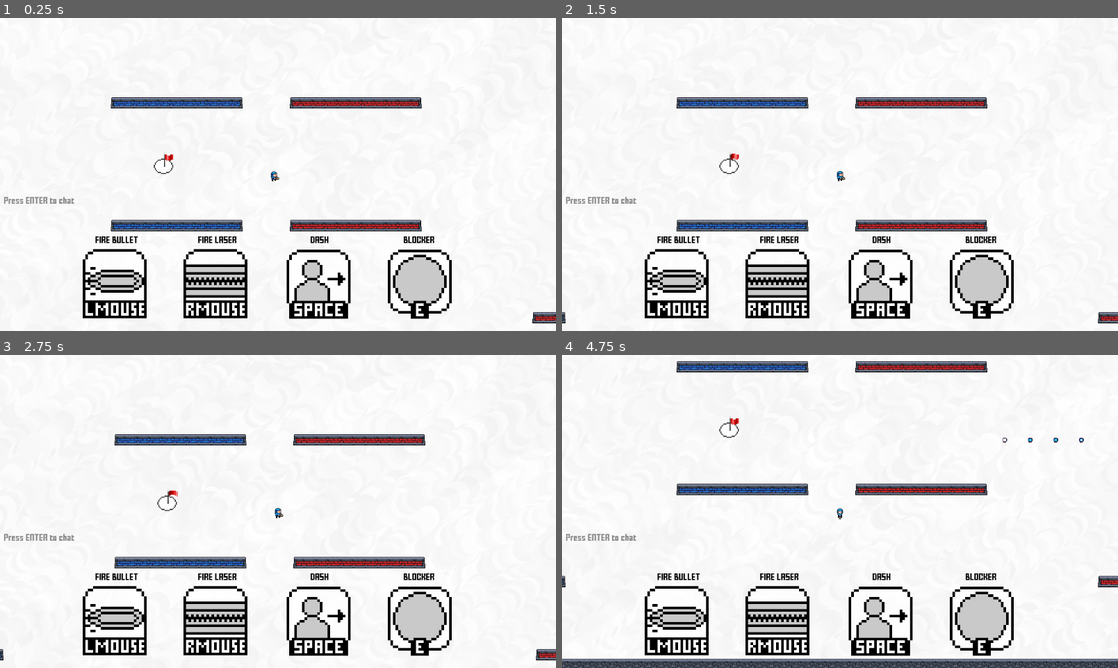
Above: before the commit, frames 1-4 (two rows, left to right).
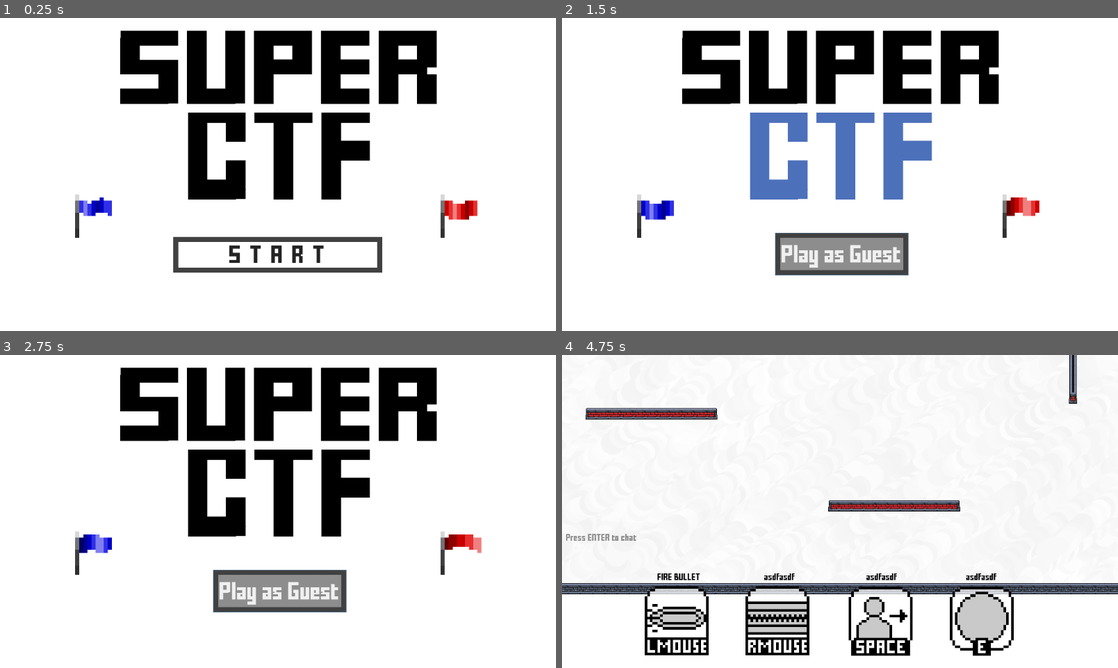
Above: after the commit, the same moments.

Repository: MarshallJDem/SuperCTF
Game: Godot game, scene res://TitleScreen.tscn
Same seed, same stepped clock (60 frames per second), same inputs: the game is played once before the commit and once after it. Sound files missing from this copy of the repository are replaced by a short silence.
Inputs (mouse positions are in pixels of both pictures, inside the frame that each line leads up to):
- Up to frame 1 (0.25 s): no input
- Up to frame 2 (1.5 s): click (840, 255) at 0.5 s, where only the run after the commit has a clickable "START"; click (840, 252) at 1.25 s, where only the run after the commit has a clickable "Play as Guest"
- Up to frame 3 (2.75 s): click (278, 589) at 2 s, where only the run after the commit has a clickable "Play as Guest"
- Up to frame 4 (4.75 s): tap Enter at 2.75, 2.85 s; move the mouse to (962, 495) at 2.77 s; hold Right 2.78-3.53 s; click (962, 495) at 2.92 s; tap Space at 3.02, 3.77 s; move the mouse to (728, 527) at 3.52 s; hold S 3.53-4.25 s; tap 2 at 3.6 s; click (639, 539) at 4.27 s; type "12" at 4.35 s

The runs differ from the first frame. In frame 1, 26% of the frame differs, in the area x 0-100%, y 4-98%; in frame 2, 27%; in frame 3, 27%; in frame 4, 12%.

Commit message:
Added the Game results screen and began implementation. Still some bugs to work out

Diff:
--- a/GameContent/Main.tscn
+++ b/GameContent/Main.tscn
@@ -148,6 +148,9 @@
 custom_colors/font_color = Color( 1, 0, 0, 1 )
 align = 1
 valign = 1
+__meta__ = {
+"_edit_use_anchors_": false
+}
 
 [node name="Leave_Match_Button" type="Button" parent="UI_Layer"]
 visible = false
--- a/GameContent/NetworkController.gd
+++ b/GameContent/NetworkController.gd
@@ -3,7 +3,7 @@
 var		PORT		= 42402
 const	MAX_PLAYERS	= 10
 const	SCORE_LIMIT	= 1;
-var		players		= {}
+var		players		= {};
 var		player_name;
 var		scores		= [];
 var		round_num	= 0;
@@ -22,6 +22,7 @@
 
 func _ready():
 	if Globals.testing:
+		leave_match();
 		call_deferred("spawn_flag", 1, Vector2(-200, 0), 0);
 		return;
 	get_tree().connect("network_peer_connected",self, "_client_connected");
@@ -40,6 +41,7 @@
 		start_server();
 	else:
 		join_server();
+
 
 func _process(delta):
 	if server != null and server.is_listening():
@@ -249,7 +251,13 @@
 	print("Leave Match");
 	get_tree().set_network_peer(null);
 	reset_game()
-	get_tree().change_scene("res://TitleScreen.tscn");
+	#Globals.result_winning_team_id; Handled on end_match call
+
+	if !Globals.testing:
+		Globals.result_team0_score = scores[0];
+		Globals.result_team1_score = scores[1];
+	#Globals.result_match_id; Match ID is handled when the match is found in titlescreen
+	get_tree().change_scene("res://Game_Results_Screen.tscn");
 
 # Called when this client disconnects from the server
 func server_disconnect():
@@ -345,6 +353,7 @@
 		team_name = "BLUE TEAM";
 	elif winning_team_id == 1:
 		team_name = "RED TEAM"
+	Globals.result_winning_team_id = winning_team_id;
 	get_tree().get_root().get_node("MainScene/UI_Layer").set_big_label_text(team_name + " WINS!", winning_team_id);
 	get_tree().get_root().get_node("MainScene/UI_Layer").enable_leave_match_button();
 
--- a/GameContent/Player.gd
+++ b/GameContent/Player.gd
@@ -64,6 +64,7 @@
 		activate_camera();
 		$Laser_Timer.wait_time += 0.1;
 		$Laser_Charge_Audio.set_pitch_scale(float(0.5)/$Laser_Timer.wait_time);
+		Globals.result_player_team_id = team_id;
 	else:
 		$Laser_Charge_Audio.set_volume_db(remote_db_level);
 		$Laser_Fire_Audio.set_volume_db(remote_db_level);
--- /dev/null
+++ b/Game_Results_Screen.gd
@@ -0,0 +1,65 @@
+extends Node2D
+
+# The winning team ID of the match
+var winning_team_ID = -1;
+# The team_ID that the local player was on
+var player_team_ID = -1;
+var team_0_score = 0;
+var team_1_score = 0;
+var old_mmr = -1;
+var new_mmr = -1;
+var match_ID = -1;
+var has_animated_mmr = false;
+
+
+func _ready():
+	$CanvasLayer/Button_Titlescreen.connect("pressed", self, "_exit_pressed");
+	winning_team_ID = Globals.result_winning_team_id;
+	team_0_score = Globals.result_team0_score;
+	team_1_score = Globals.result_team1_score;
+	player_team_ID = Globals.result_player_team_id;
+	match_ID = Globals.result_match_id;
+	old_mmr = Globals.player_MMR;
+
+func _exit_pressed():
+	get_tree().change_scene("res://TitleScreen.tscn");
+
+func _process(_delta):
+	# Result and Score setup
+	var color = "gray";
+	if player_team_ID == 0:
+		color = "blue";
+	elif player_team_ID == 1:
+		color = "red";
+	var result = "---";
+	if player_team_ID == winning_team_ID and winning_team_ID != -1:
+		result = "WIN";
+	elif player_team_ID != winning_team_ID:
+		result = "LOSS";
+	$CanvasLayer/Text_Result.bbcode_text = "[color=" + color + "][center]" + result + "[/center][/color]";
+	$CanvasLayer/Text_Score.bbcode_text = "[center][color=blue]" + String(team_0_score) + "[/color]" + "[color=black]-[/color][color=red]" + String(team_1_score) + "[/color][/center]";
+
+	# MMR Label setup
+	if has_animated_mmr:
+		var x = ($MMR_Animation_Timer.time_left / $MMR_Animation_Timer.wait_time);
+		var current_value = int(old_mmr + ((1 - x*x*x*x*x) * (new_mmr - old_mmr)));
+		$CanvasLayer/Text_MMR.bbcode_text = "[center]" + String(current_value) + "[/center]";
+	elif old_mmr > -1:
+		$CanvasLayer/Text_MMR.bbcode_text = "[center]" + String(old_mmr) + "[/center]";
+		if new_mmr > -1:
+			has_animated_mmr = true;
+			$MMR_Animation_Timer.start();
+	else:
+		$CanvasLayer/Text_MMR.bbcode_text = "[center]-[/center]";
+	# MMR Sub text setup
+	if has_animated_mmr:
+		var MMR_change = new_mmr - old_mmr;
+		var change_text;
+		if MMR_change >= 0:
+			change_text = "+" + String(MMR_change);
+		else:
+			change_text = String(MMR_change);
+		var change_color = "red" if MMR_change < 0 else "green";
+		$CanvasLayer/Text_MMR_Sub.bbcode_text = "[center][color=black]Your MMR ([/color][color=" + change_color + "]" + change_text + "[/color][color=black])[/color][/center]";
+	else:
+		$CanvasLayer/Text_MMR_Sub.bbcode_text = "[center]-[/center]";
--- /dev/null
+++ b/Game_Results_Screen.tscn
@@ -0,0 +1,111 @@
+[gd_scene load_steps=9 format=2]
+
+[ext_resource path="res://fonts/Pixel_Title.tres" type="DynamicFont" id=1]
+[ext_resource path="res://fonts/Pixel_SubTitle.tres" type="DynamicFont" id=2]
+[ext_resource path="res://fonts/Pixel_Button.tres" type="DynamicFont" id=3]
+[ext_resource path="res://fonts/Pixel_Button_Title.tres" type="DynamicFont" id=4]
+[ext_resource path="res://Normal_Button_Style.tres" type="StyleBox" id=5]
+[ext_resource path="res://Hover_Button_Style.tres" type="StyleBox" id=6]
+[ext_resource path="res://Pressed_Button_Style.tres" type="StyleBox" id=7]
+[ext_resource path="res://Game_Results_Screen.gd" type="Script" id=8]
+
+[node name="Game_Results_Screen" type="Node2D"]
+script = ExtResource( 8 )
+
+[node name="CanvasLayer" type="CanvasLayer" parent="."]
+
+[node name="Text_Result" type="RichTextLabel" parent="CanvasLayer"]
+anchor_right = 1.0
+margin_left = -3.01471
+margin_top = 13.2577
+margin_right = -776.015
+margin_bottom = 242.258
+rect_scale = Vector2( 1, 0.964805 )
+custom_fonts/mono_font = ExtResource( 2 )
+custom_fonts/normal_font = ExtResource( 2 )
+custom_colors/default_color = Color( 0, 0, 0, 1 )
+bbcode_enabled = true
+bbcode_text = "[center]LOSS[/center]"
+text = "LOSS"
+__meta__ = {
+"_edit_use_anchors_": false
+}
+
+[node name="Text_Score" type="RichTextLabel" parent="CanvasLayer"]
+anchor_right = 1.0
+anchor_bottom = 1.0
+margin_left = 80.3818
+margin_top = 114.985
+margin_right = -760.618
+margin_bottom = -284.015
+rect_scale = Vector2( 0.563012, 0.563012 )
+custom_fonts/mono_font = ExtResource( 2 )
+custom_fonts/normal_font = ExtResource( 2 )
+custom_colors/default_color = Color( 0, 0, 0, 1 )
+bbcode_enabled = true
+bbcode_text = "[center]3-2[/center]"
+text = "3-2"
+scroll_active = false
+__meta__ = {
+"_edit_use_anchors_": false
+}
+
+[node name="Text_MMR" type="RichTextLabel" parent="CanvasLayer"]
+anchor_right = 1.0
+anchor_bottom = 1.0
+margin_top = 237.0
+margin_right = -1.0
+custom_fonts/mono_font = ExtResource( 1 )
+custom_fonts/bold_italics_font = ExtResource( 2 )
+custom_fonts/italics_font = ExtResource( 2 )
+custom_fonts/bold_font = ExtResource( 2 )
+custom_fonts/normal_font = ExtResource( 1 )
+custom_colors/default_color = Color( 0, 0, 0, 1 )
+bbcode_enabled = true
+bbcode_text = "[center]2000[/center]"
+text = "2000"
+__meta__ = {
+"_edit_use_anchors_": false
+}
+
+[node name="Text_MMR_Sub" type="RichTextLabel" parent="CanvasLayer"]
+anchor_right = 1.0
+anchor_bottom = 1.0
+margin_top = 422.0
+margin_right = -1.0
+margin_bottom = 1.0
+rect_scale = Vector2( 1, 0.983539 )
+custom_fonts/mono_font = ExtResource( 3 )
+custom_fonts/bold_italics_font = ExtResource( 2 )
+custom_fonts/italics_font = ExtResource( 2 )
+custom_fonts/bold_font = ExtResource( 2 )
+custom_fonts/normal_font = ExtResource( 3 )
+custom_colors/default_color = Color( 0, 0, 0, 1 )
+bbcode_enabled = true
+bbcode_text = "[center]Your MMR (+50)[/center]"
+text = "Your MMR (+50)"
+__meta__ = {
+"_edit_use_anchors_": false
+}
+
+[node name="Button_Titlescreen" type="Button" parent="CanvasLayer"]
+margin_left = 324.088
+margin_top = 526.507
+margin_right = 767.088
+margin_bottom = 598.507
+custom_styles/hover = ExtResource( 6 )
+custom_styles/pressed = ExtResource( 7 )
+custom_styles/normal = ExtResource( 5 )
+custom_fonts/font = ExtResource( 4 )
+custom_colors/font_color_disabled = Color( 0, 0, 0, 1 )
+custom_colors/font_color = Color( 0, 0, 0, 1 )
+custom_colors/font_color_hover = Color( 0, 0, 0, 1 )
+custom_colors/font_color_pressed = Color( 0, 0, 0, 1 )
+text = "TITLESCREEN"
+__meta__ = {
+"_edit_use_anchors_": false
+}
+
+[node name="MMR_Animation_Timer" type="Timer" parent="."]
+wait_time = 2.0
+one_shot = true
--- a/Globals.gd
+++ b/Globals.gd
@@ -11,12 +11,20 @@
 
 #User data
 var userToken;
+var player_MMR = 2000;
 
 #Main Server
 var mainServerIP = "https://www.superctf.com:42401/";
 
 var game_just_started = true;
 var is_typing_in_chat = false;
+
+# Result Screen Values
+var result_winning_team_id = -1;
+var result_team0_score = 0;
+var result_team1_score = 0;
+var result_player_team_id = -1;
+var result_match_id = -1;
 
 # ----- Constants -----
 
@@ -25,7 +33,7 @@
 # Whether or not lasers should destroy bullets
 var lasers_destroy_bullets = true;
 # Whether to run in testing mode (for development uses)
-var testing = true;
+var testing = false;
 var forcefield_cooldown = 3;
 var lag_comp_headstart_dist = 15;
 
--- a/TitleScreen.gd
+++ b/TitleScreen.gd
@@ -69,6 +69,7 @@
 	var json = JSON.parse(body.get_string_from_utf8())
 	Globals.serverIP = json.result.serverIP;
 	Globals.serverPublicToken = json.result.serverPublicToken;
+	Globals.result_match_id = json.result.matchID;
 	get_tree().change_scene("res://GameContent/Main.tscn");
 
 func _HTTP_CreateGuest_Completed(result, response_code, headers, body):
--- a/TitleScreen.tscn
+++ b/TitleScreen.tscn
@@ -57,6 +57,9 @@
 custom_colors/font_color = Color( 0, 0, 0, 1 )
 text = "SUPER"
 align = 1
+__meta__ = {
+"_edit_use_anchors_": false
+}
 
 [node name="Flag" parent="UI_Layer/Label" instance=ExtResource( 4 )]
 position = Vector2( 650, 515 )
@@ -74,6 +77,7 @@
 position = Vector2( 10, -14 )
 scale = Vector2( 2, 2 )
 frames = SubResource( 1 )
+frame = 2
 playing = true
 
 [node name="Area2D" type="Area2D" parent="UI_Layer/Label/Flag2" groups=[
@@ -104,6 +108,9 @@
 bbcode_text = "CTF"
 text = "CTF"
 scroll_active = false
+__meta__ = {
+"_edit_use_anchors_": false
+}
 
 [node name="CancelQueueButton" type="Button" parent="UI_Layer"]
 anchor_left = 0.5
